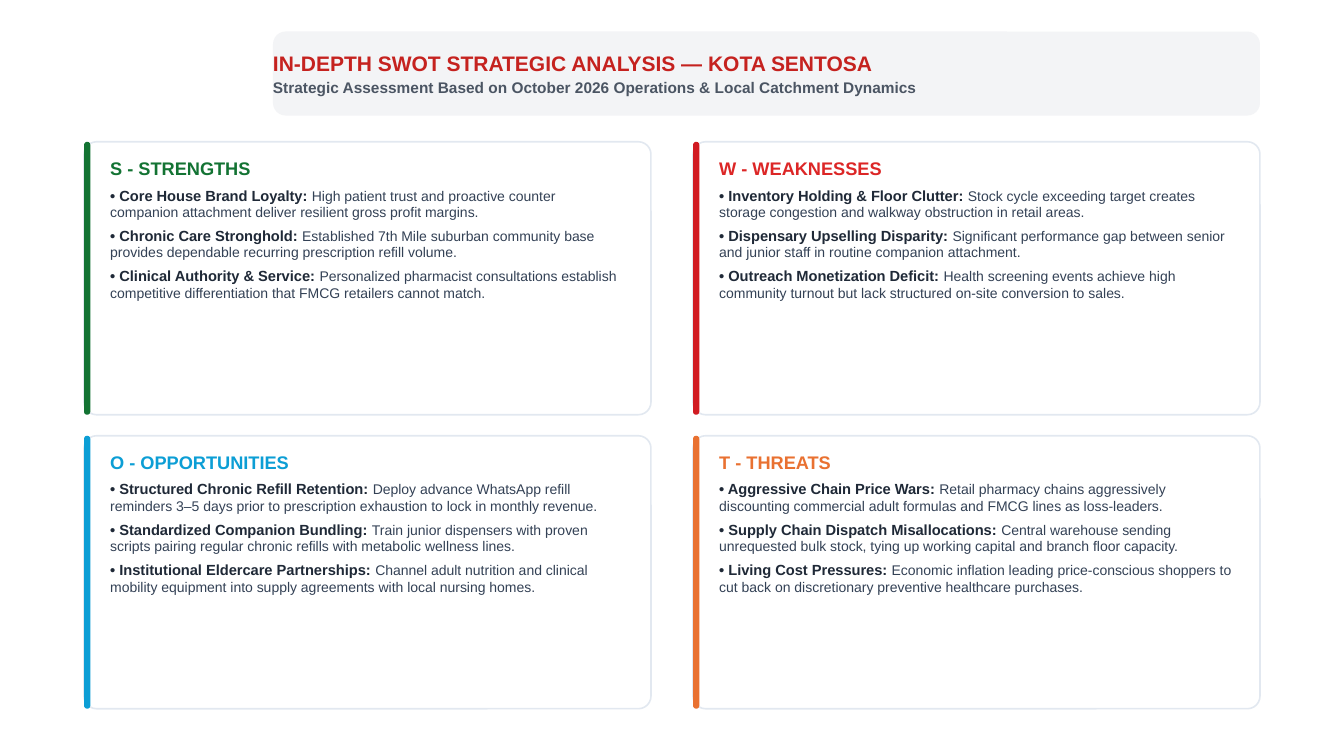
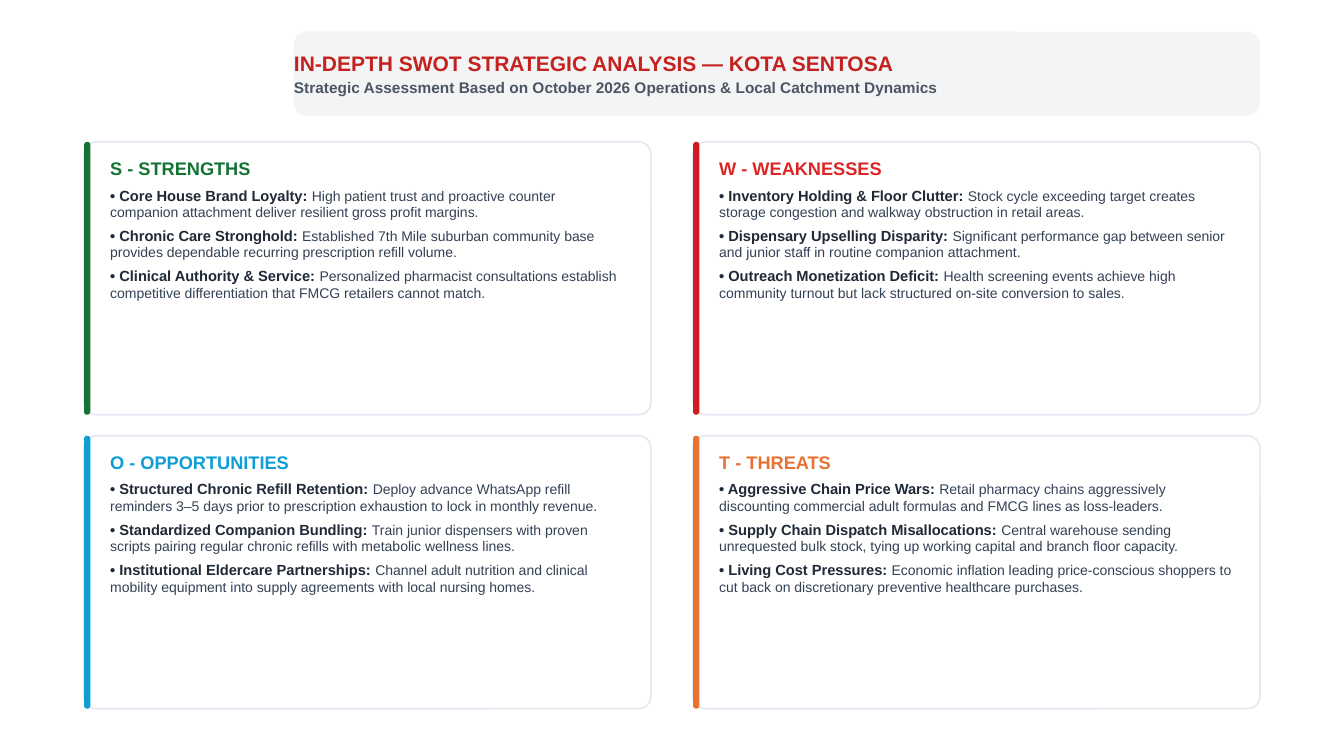
Before and after one commit to WilliamChai1/Pharmacy-Branch-Management-Hub, a slide deck: slide 12 of Kota_Sentosa_October_2026_Official.pptx (slide 11 before the commit). Drawn at 1344x756 pixels with LibreOffice and Linux fonts; fonts in the diff are those of the drawing; background and template pictures are left out. Boxes give left, top, right and bottom in pixels: in the first picture for what was removed or moved away, otherwise in the second. Text is boxed around its words. In the diff, an @@ line names an element or a change of style, - is before the commit and + after.

```diff
--- a/Kota_Sentosa_October_2026_Official.pptx
+++ b/Kota_Sentosa_October_2026_Official.pptx
@@ text "IN-DEPTH SWOT STRATEGIC ANALYSIS — ...": place and size @@
-text "IN-DEPTH SWOT STRATEGIC ANALYSIS — ..." at [273,56,916,96]
+text "IN-DEPTH SWOT STRATEGIC ANALYSIS — ..." at [294,56,937,96]
@@ rounded rectangle: place and size @@
-rounded rectangle at [273,31,1260,115]
+rounded rectangle at [294,31,1260,115]
```
Also in this commit, not shown: 4 other slides changed, 1 slide added, 2 other files.
